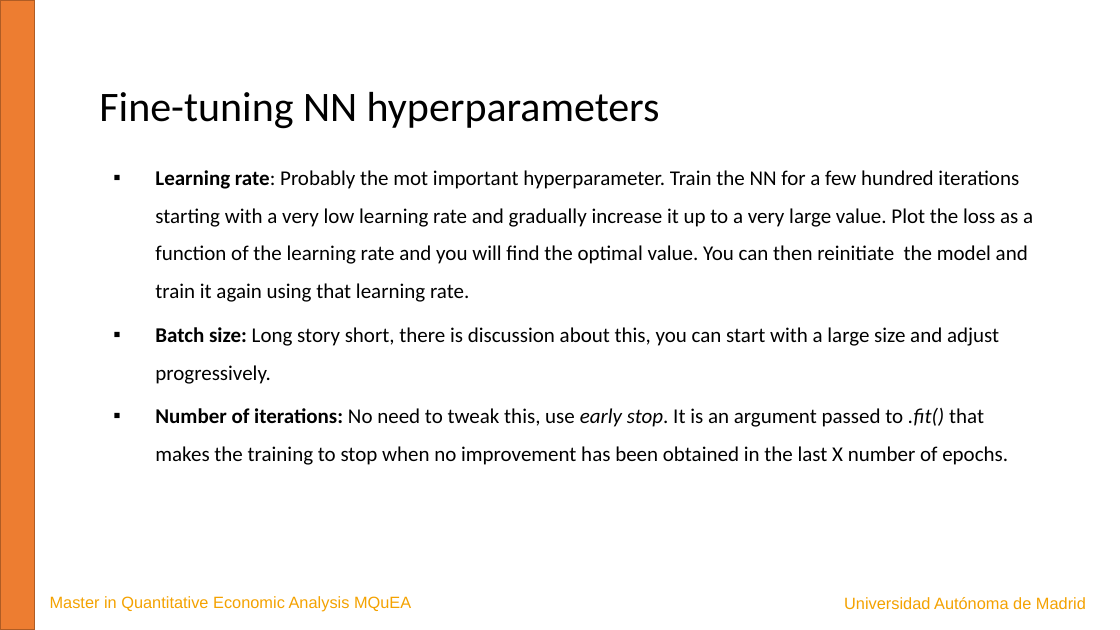
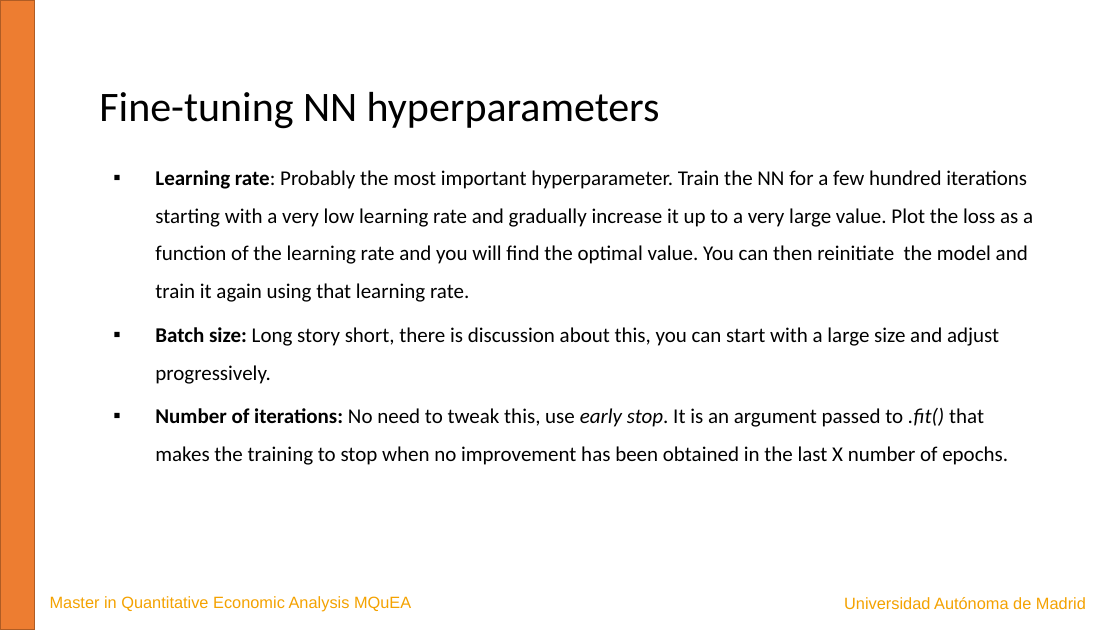
Before and after one commit to JavierBas/IMLEF-MQuEA, a slide deck: slide 20 of Course content/Slides/Topic 6 - Artificial Neural Networks.pptx. Drawn at 1120x630 pixels with LibreOffice and Linux fonts; fonts in the diff are those of the drawing. Boxes give left, top, right and bottom in pixels: in the first picture for what was removed or moved away, otherwise in the second. Text is boxed around its words. In the diff, an @@ line names an element or a change of style, - is before the commit and + after.

```diff
--- a/Course content/Slides/Topic 6 - Artificial Neural Networks.pptx
+++ b/Course content/Slides/Topic 6 - Artificial Neural Networks.pptx
@@ text at (x1=155, y1=170, x2=1033, y2=302): text changed @@
-  ▪ Learning rate: Probably the mot important hyperparameter. Train the NN for a few hundred iterations starting with a very low learning rate and gradually increase it up to a very large value. Plot the loss as a function of the learning rate and you will find the optimal value. You can then reinitiate the model and train it again using that learning rate.
+  ▪ Learning rate: Probably the most important hyperparameter. Train the NN for a few hundred iterations starting with a very low learning rate and gradually increase it up to a very large value. Plot the loss as a function of the learning rate and you will find the optimal value. You can then reinitiate the model and train it again using that learning rate.
```
Also in this commit, not shown: 4 other slides changed, 1 other file.
